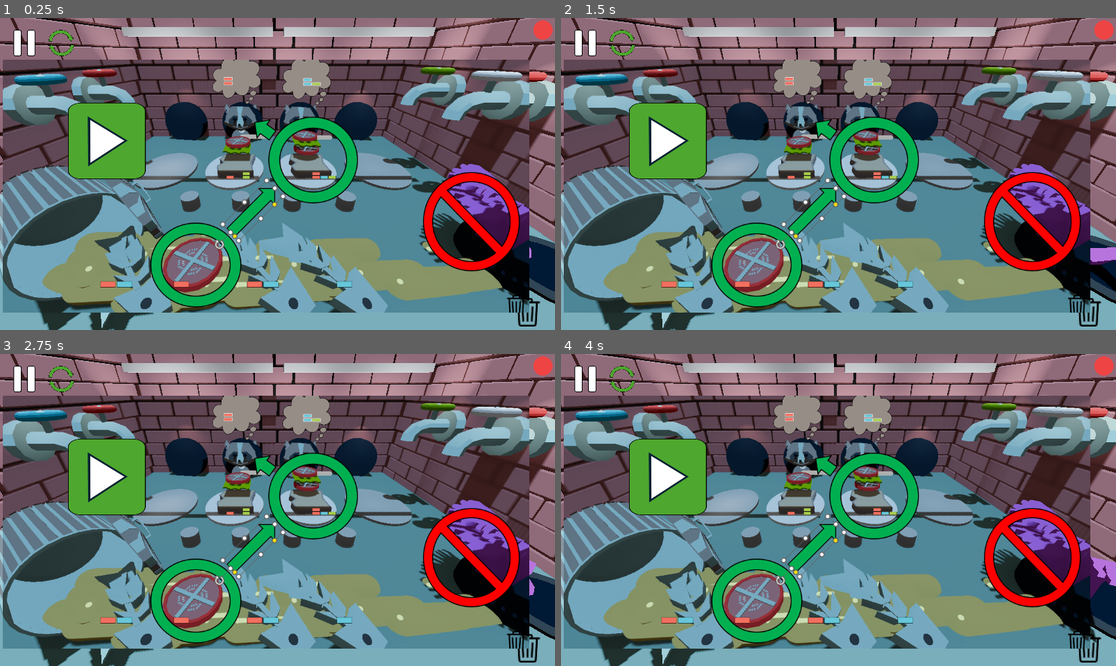
Above: before the commit, frames 1-4 (two rows, left to right).
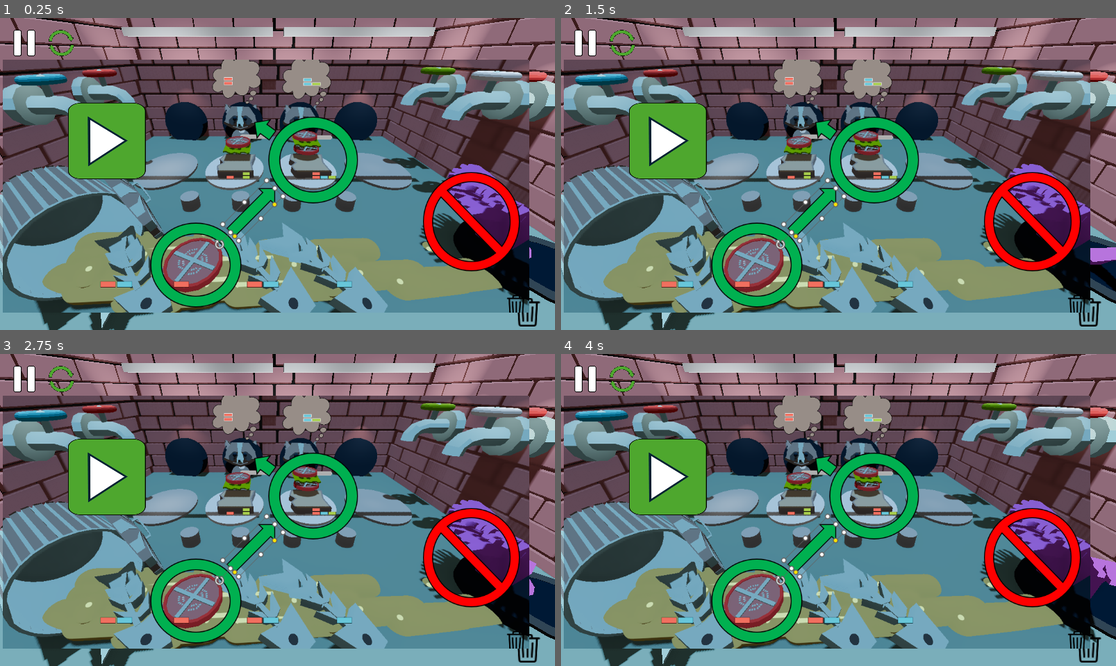
Above: after the commit, the same moments.

Repository: gabrield67/Sandwich-Shop
Game: Godot game, scene res://scenes/Game/game_final.tscn
The game is run twice, just before and just after one commit, with the same random seed, the same clock (stepped at 60 frames per second) and the same inputs.
Inputs (mouse positions are in pixels of both pictures, inside the frame that each line leads up to):
- Up to frame 1 (0.25 s): no input
- Up to frame 2 (1.5 s): click (622, 42) at 0.5 s; click (622, 42) at 1.25 s
- Up to frame 3 (2.75 s): click (61, 378) at 2 s
- Up to frame 4 (4 s): click (622, 378) at 2.75 s; click (622, 378) at 3.5 s

The runs differ from the first frame. In frame 1, 0.2% of the frame differs, in the area x 96-100%, y 0-7%; in frame 2, 0.2%; in frame 3, 0.2%; in frame 4, 0.2%.

Commit message:
remove game timers

Diff:
--- a/scenes/Game/game_manager.gd
+++ b/scenes/Game/game_manager.gd
@@ -39,10 +39,10 @@
 	#@$AudioStreamPlayer.play()
 
 	# Game Timer
-	hud.setMaxTimer(gameTime)
-	timer.wait_time = gameTime
-	timer.one_shot = true
-	timer.start()
+	#hud.setMaxTimer(gameTime)
+	#timer.wait_time = gameTime
+	#timer.one_shot = true
+	#timer.start()
 
 	set_parameters()
 	# Waste Tracking
@@ -68,7 +68,7 @@
 			pass
 
 	# handle game timer
-	hud.updateTimer(timer.time_left)
+	#hud.updateTimer(timer.time_left)
 
 func set_parameters():
 	$IngredientSpawner.conveyor_move_speed= $Parameters.conveyor_move_speed
@@ -241,9 +241,9 @@
 	$UpgradeManager.stopUpgradeTime()
 
 # Time Functions
-func _on_game_timer_timeout():
-	print("Time's Up")
-	GlobalEvents.level_timer_end.emit()
+#func _on_game_timer_timeout():
+	#print("Time's Up")
+	#GlobalEvents.level_timer_end.emit()
 
 # update Trash Progress Bar every time there's a wasted ingredient
 func _on_ingredients_wasted():
--- a/scenes/Raccoon/raccoon.gd
+++ b/scenes/Raccoon/raccoon.gd
@@ -3,12 +3,12 @@
 
 @export var raccoonTime: int = 10
 @export var move_distance: float = 2
-@onready var timer: Timer = $"Raccoon Timer"
-@onready var progressBar = $"Timer Display/Timer Viewport/Timer 3D"
+#@onready var timer: Timer = $"Raccoon Timer"
+#@onready var progressBar = $"Timer Display/Timer Viewport/Timer 3D"
 @onready var raccoon_click = $"Raccoon Click"
 @onready var thought_bubble_display = $"Flavor Display"
 @onready var thought_bubble_label =$"Flavor Display/Flavor Viewport/Thought Bubble/Label"
-@onready var timer_display = $"Timer Display"
+#@onready var timer_display = $"Timer Display"
 @onready var chart_display = $"Flavor Display/Flavor Viewport/Thought Bubble/Flavor Chart"
 @onready var color_palette = $"WholeRaccoonModel"
 
@@ -59,9 +59,9 @@
 	self.position = original_model_pos
 	$Sprite3D.visible = false
 	# set up timer
-	timer.wait_time = raccoonTime
-	progressBar.max_value = raccoonTime
-	timer.one_shot = true
+	#timer.wait_time = raccoonTime
+	#progressBar.max_value = raccoonTime
+	#timer.one_shot = true
 
 	hide_display()
 	randomize_target()
@@ -75,9 +75,9 @@
 
 
 # Called every frame. 'delta' is the elapsed time since the previous frame.
-func _process(delta: float) -> void:
-	progressBar.value = timer.time_left
-	thought_bubble_label.text = str(target_flavors)
+#func _process(delta: float) -> void:
+	#progressBar.value = timer.time_left
+	#thought_bubble_label.text = str(target_flavors)
 
 func _clear_active_tween() -> void:
 	if active_tween and active_tween.is_valid():
@@ -111,13 +111,13 @@
 func show_display() -> void:
 	thought_bubble_display.show()
 	thought_bubble_display.visible = true
-	timer_display.show()
-	timer.start()
+	#timer_display.show()
+	#timer.start()
 
 func hide_display() -> void:
 	thought_bubble_display.hide()
 	thought_bubble_display.visible = false
-	timer_display.hide()
+	#timer_display.hide()
 
 
 func randomize_target() -> void:
@@ -201,7 +201,7 @@
 
 	GlobalEvents.sandwich_completed.emit(get_parent())
 	thought_bubble_display.hide()
-	timer_display.hide()
+	#timer_display.hide()
 	clean_up_raccoon()
 
 func clean_up_raccoon():
--- a/scenes/UI/HUD.tscn
+++ b/scenes/UI/HUD.tscn
@@ -26,6 +26,7 @@
 mouse_filter = 2
 
 [node name="Timer Container" type="MarginContainer" parent="Control" unique_id=1001362588]
+visible = false
 layout_mode = 1
 anchors_preset = 1
 anchor_left = 1.0
--- a/scenes/UI/hud.gd
+++ b/scenes/UI/hud.gd
@@ -1,7 +1,7 @@
 extends CanvasLayer
 
 @onready var waste: TextureProgressBar = $"Control/Waste Container/Waste Progress"
-@onready var radialProgress: TextureProgressBar = $"Control/Timer Container/Radial Timer"
+#@onready var radialProgress: TextureProgressBar = $"Control/Timer Container/Radial Timer"
 
 
 @export var levelTime: int = 30
@@ -38,11 +38,11 @@
 		get_parent().startUpgradeTime()
 
 # update timer
-func setMaxTimer(max_time) -> void:
-	radialProgress.max_value = max_time
-
-func updateTimer(current_time)-> void:
-	radialProgress.value = current_time
+#func setMaxTimer(max_time) -> void:
+	#radialProgress.max_value = max_time
+#
+#func updateTimer(current_time)-> void:
+	#radialProgress.value = current_time
 
 # update waste
 func setMaxWaste(max_waste) -> void:
